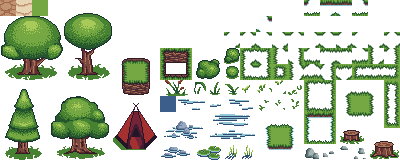
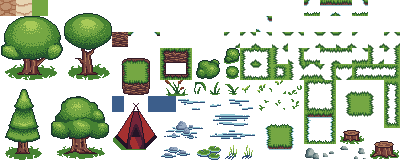
Comparing the layer stacks of the two 400 × 160 images. Changes:
painted on "Paint Layer 11" over [112, 32, 160, 112]
added layer "Background" (1st of 7) above "Background" over [112, 32, 160, 112]
added layer "Background" (2nd of 7) above "Background" over [112, 32, 160, 112]
painted on "Background" (3rd of 7) over [112, 32, 160, 112]
painted on "Background" (4th of 7) over [112, 32, 160, 112]
painted on "Background" (6th of 7) over [112, 32, 160, 112]
painted on "Background" (7th of 7) over [112, 32, 160, 112]
painted on "Paint Layer 5" over [112, 32, 160, 112]
painted on "Paint Layer 2" over [112, 32, 160, 112]
